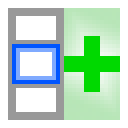
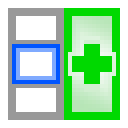
Revision of a layered (128, 128) image; what changed, layer by layer:
painted on "Layer 1" over (64, 8, 120, 120)
